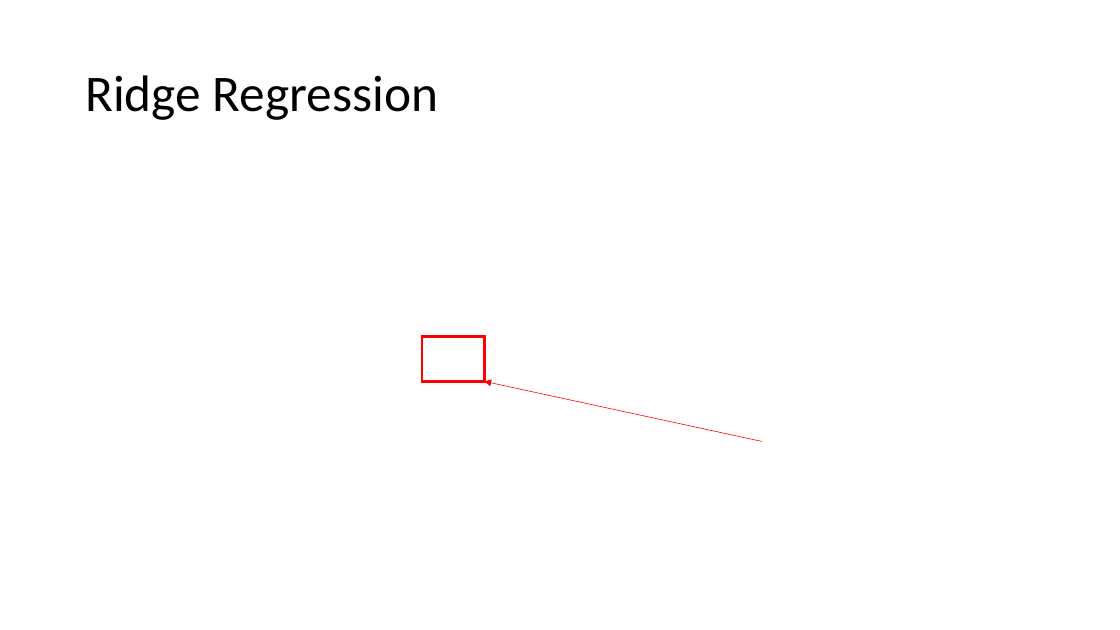
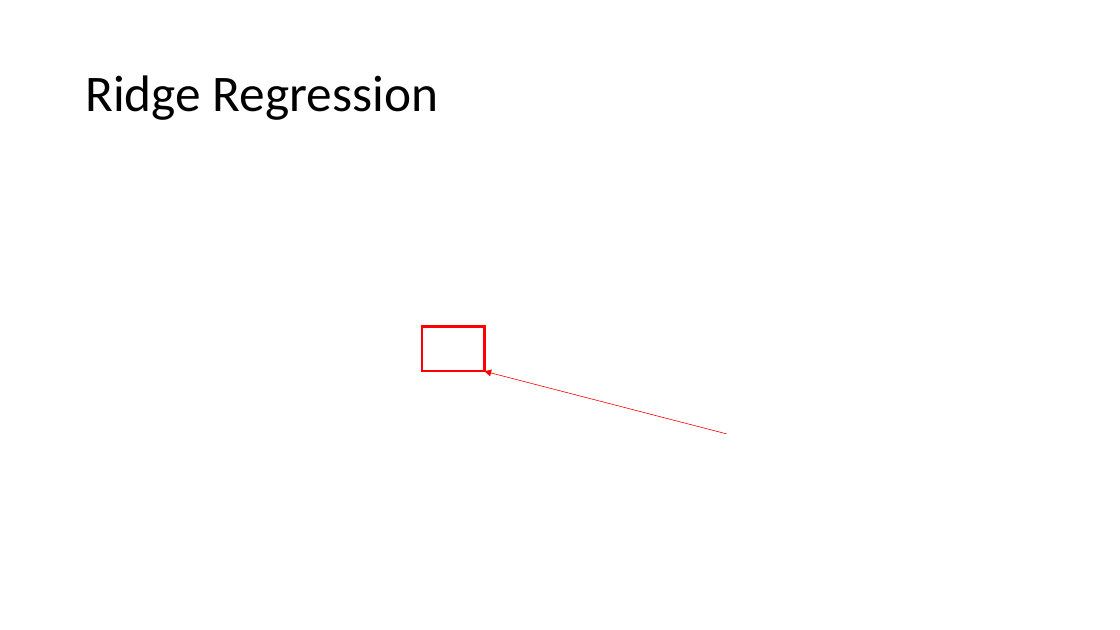
Before and after one commit to zz4fap/t319_aprendizado_de_maquina, a slide deck: slide 5 of slides/T319_Regressão_Linear (Parte VI).pptx. Drawn at 1120x630 pixels with LibreOffice and Linux fonts; fonts in the diff are those of the drawing; grey boxes stand for pictures. Boxes give left, top, right and bottom in pixels: in the first picture for what was removed or moved away, otherwise in the second. Text is boxed around its words. In the diff, an @@ line names an element or a change of style, - is before the commit and + after.

```diff
--- a/slides/T319_Regressão_Linear (Parte VI).pptx
+++ b/slides/T319_Regressão_Linear (Parte VI).pptx
@@ rectangle: place and size @@
-rectangle at [422, 337, 484, 381]
+rectangle at [422, 327, 484, 371]
@@ arrow moved from (762, 441) - (485, 381) to (727, 434) - (485, 371) @@
```
Also in this commit, not shown: 8 other slides changed, 5 other files.
